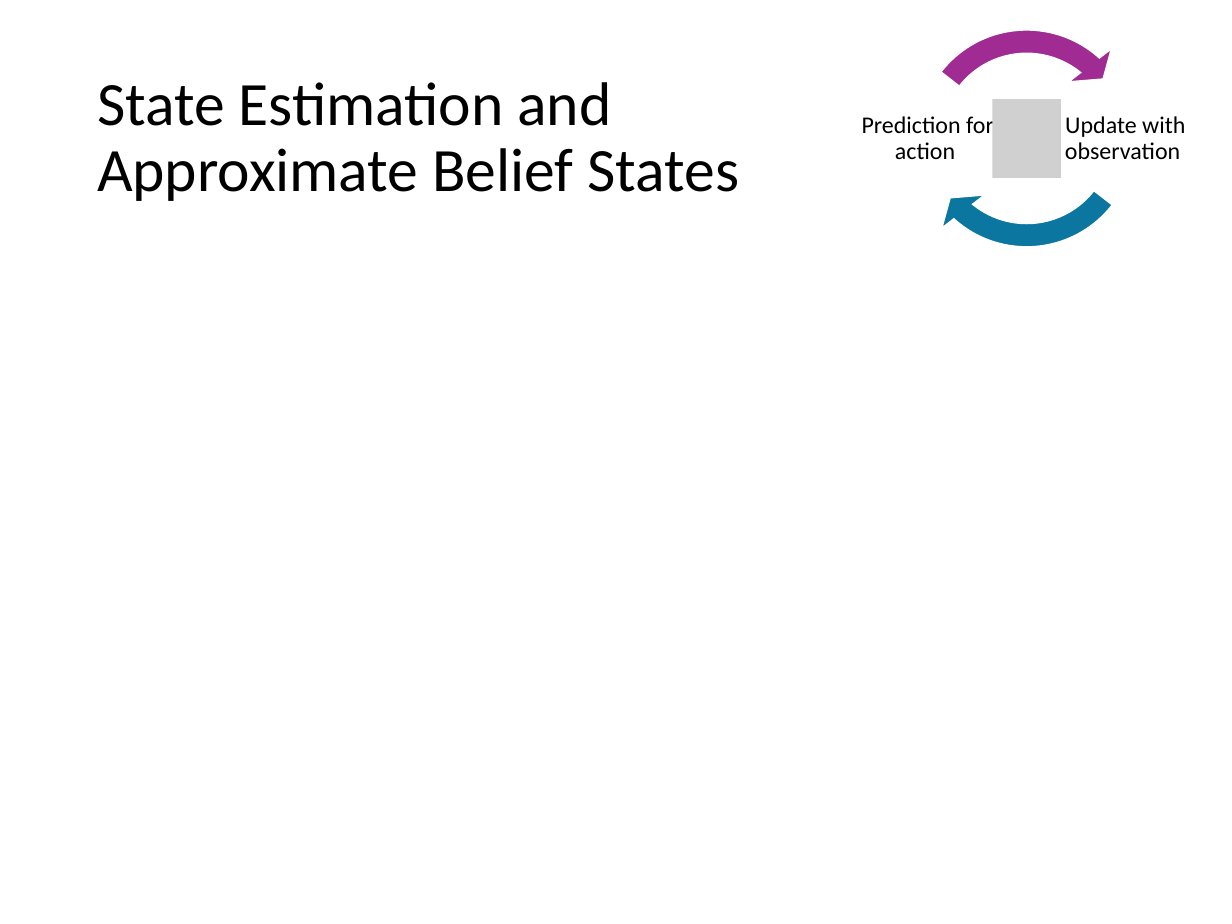
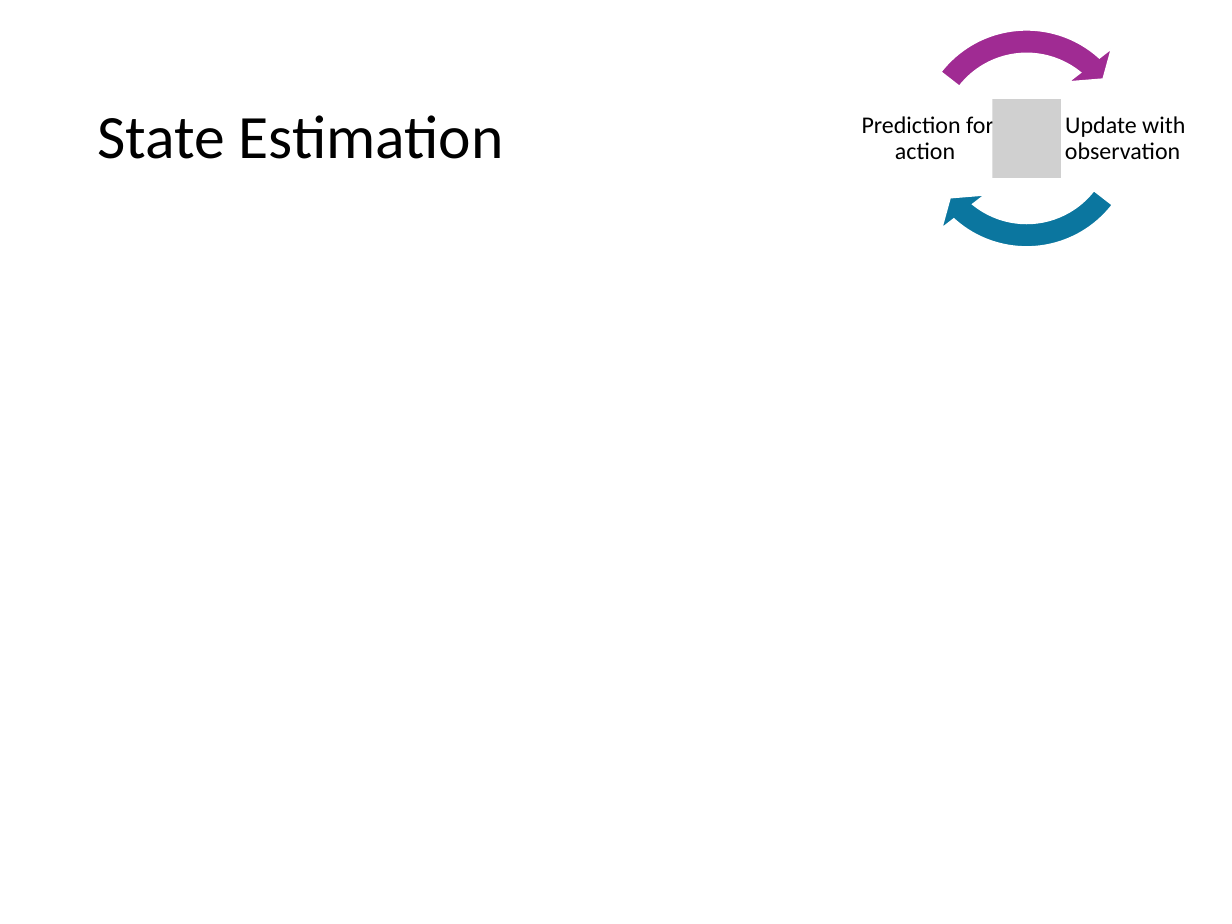
Before and after one commit to kunleola/CS7320, a slide deck: slide 30 of slides/04_search_with_uncertainty.pptx. Drawn at 1232x924 pixels with LibreOffice and Linux fonts; fonts in the diff are those of the drawing; grey boxes stand for pictures. Boxes give left, top, right and bottom in pixels: in the first picture for what was removed or moved away, otherwise in the second. Text is boxed around its words. In the diff, an @@ line names an element or a change of style, - is before the commit and + after.

```diff
--- a/slides/04_search_with_uncertainty.pptx
+++ b/slides/04_search_with_uncertainty.pptx
@@ title at [97, 115, 504, 159]: text changed @@
-State Estimation and
-Approximate Belief States
+State Estimation
```
Also in this commit, not shown: 2 other slides changed, 1 other file.
